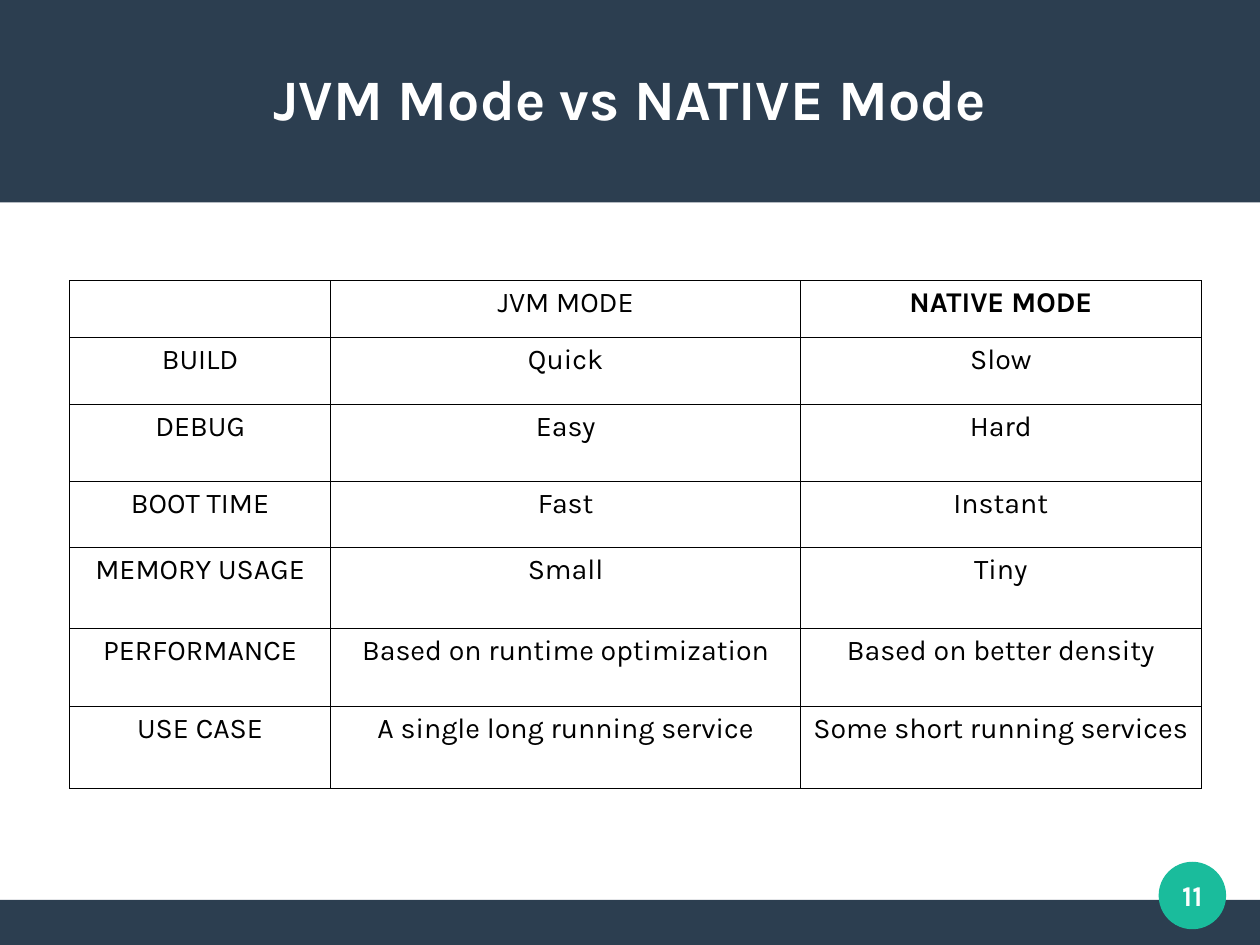
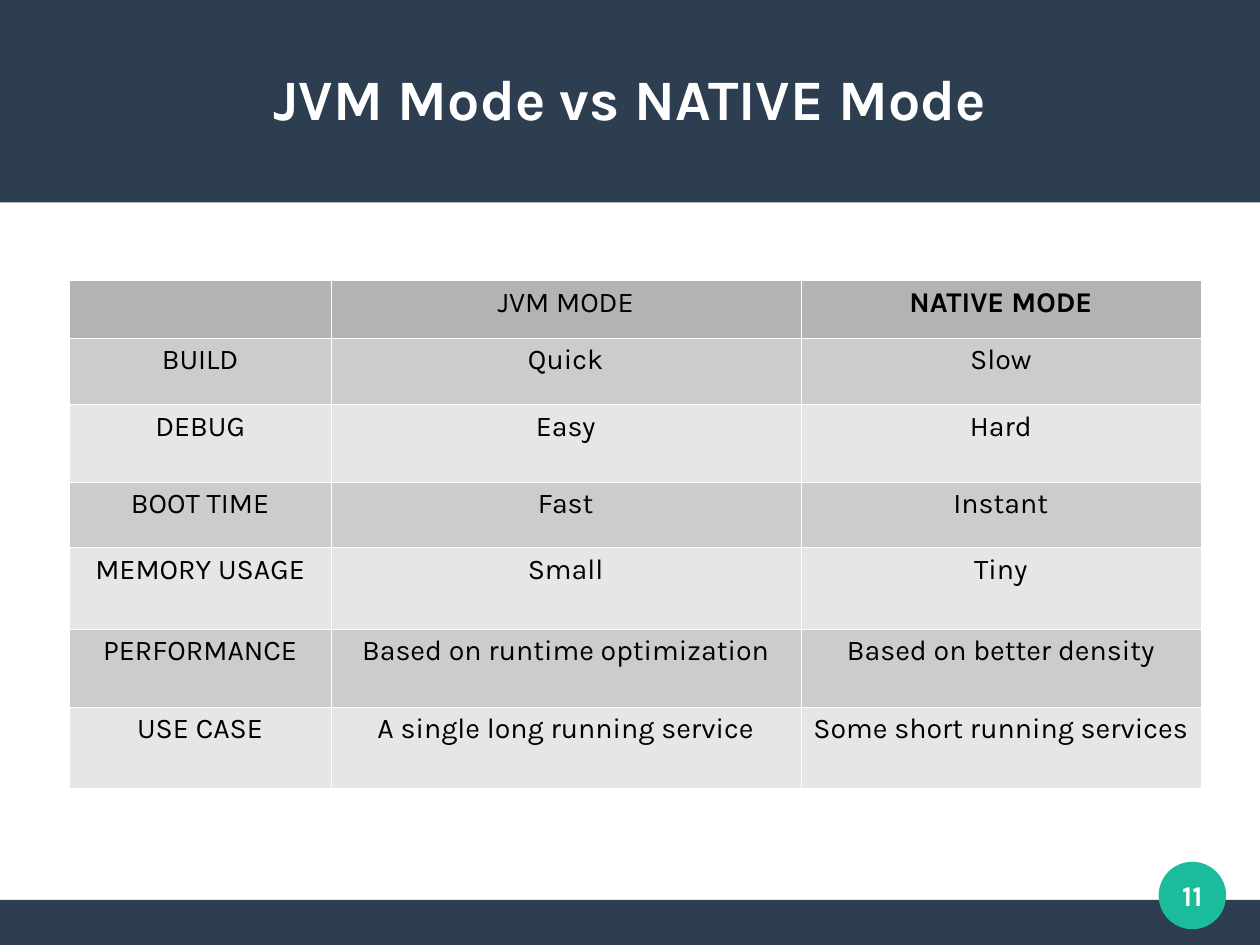
Before and after one commit to aldettinger/integration-in-the-cloud-era-with-camel-quarkus, a slide deck: slide 11 of Integration In The Cloud Era With Camel Quarkus.odp. Drawn at 1260x945 pixels with LibreOffice and Linux fonts; fonts in the diff are those of the drawing. Boxes give left, top, right and bottom in pixels: in the first picture for what was removed or moved away, otherwise in the second. Text is boxed around its words. In the diff, an @@ line names an element or a change of style, - is before the commit and + after.

Commit message:
Fix presentation

```diff
--- a/Integration In The Cloud Era With Camel Quarkus.odp
+++ b/Integration In The Cloud Era With Camel Quarkus.odp
@@ table at [70,280,1201,788] @@
@@ fill none to #B3B3B3 in 2 cells @@
@@ fill none to #CCCCCC in 9 cells @@
@@ fill none to #E6E6E6 in 9 cells @@
@@ borders changed @@
```
Also in this commit, not shown: 1 other slide changed.
